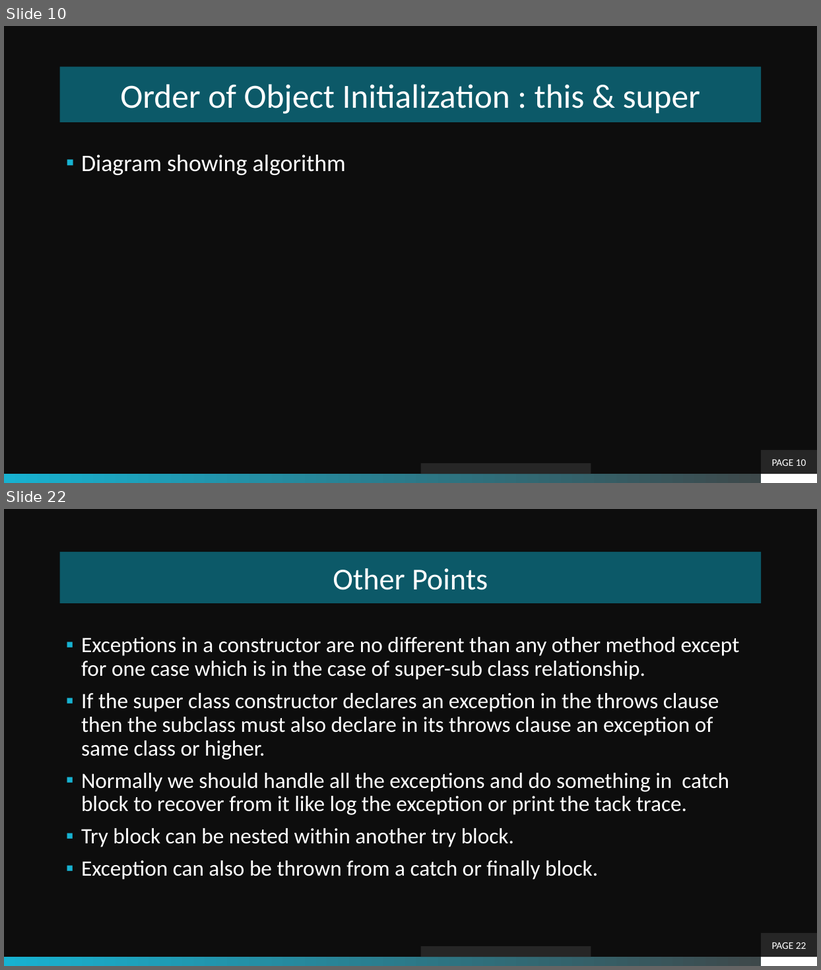
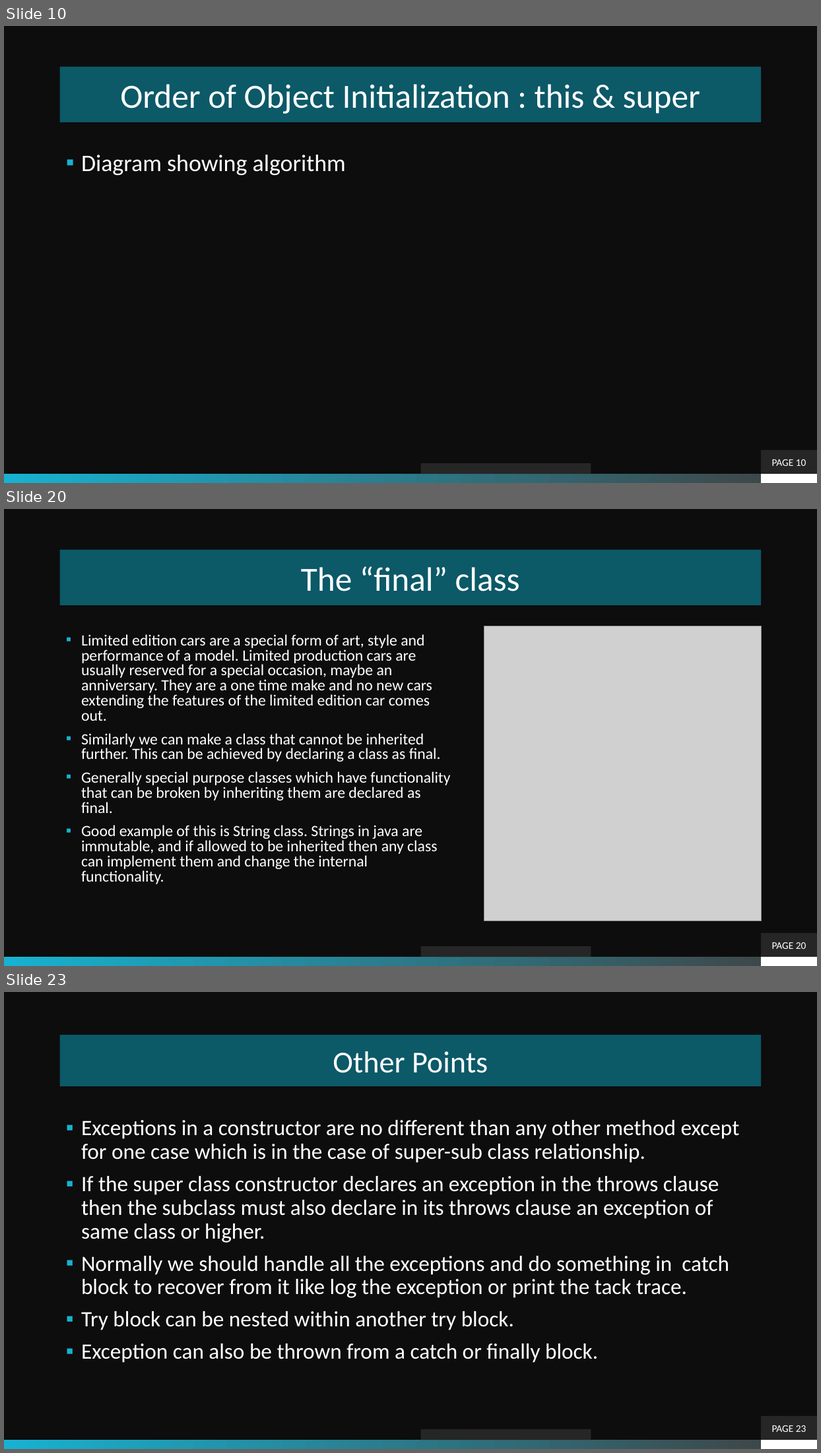
Before and after one commit to theLeonidas/Courses, a slide deck: courseMaterial/Inheritance/Inheritance.pptx. Shown one above the other, each under a label of ours: slides 10 and 22 before the commit, slides 10, 20 and 23 after it; the slides between them are not shown. The pictures are 821x970 and 821x1453 pixels, drawn with LibreOffice and Linux fonts; fonts in the diff are those of the drawing; grey boxes stand for pictures; background and template pictures are left out. Boxes give left, top, right and bottom in pixels: in the first picture for what was removed or moved away, otherwise in the second. Text is boxed around its words. In the diff, an @@ line names an element or a change of style, - is before the commit and + after.

```diff
--- a/courseMaterial/Inheritance/Inheritance.pptx
+++ b/courseMaterial/Inheritance/Inheritance.pptx
@@ slide 20 added at (4, 509, 817, 966), background picture (left out); not listed: 2 template elements that a slide beside it also shows @@
@@ title added at (60, 550, 762, 605), fill #0C5968, 40 pt, text #FFFFFF @@
+The “final” class
@@ picture added at (484, 626, 762, 921) @@
@@ text added at (81, 634, 450, 885), 18.5 pt, text #FFFFFF @@
+▪ Limited edition cars are a special form of art, style and performance of a model. Limited production cars are usually reserved for a special occasion, maybe an anniversary. They are a one time make and no new cars extending the features of the limited edition car comes out.
+▪ Similarly we can make a class that cannot be inherited further. This can be achieved by declaring a class as final.
+▪ Generally special purpose classes which have functionality that can be broken by inheriting them are declared as final.
+▪ Good example of this is String class. Strings in java are immutable, and if allowed to be inherited then any class can implement them and change the internal functionality.
@@ page number added at (762, 933, 817, 957), fill #262626, 12 pt, text #FFFFFF @@
+PAGE 20
@@ rectangle added at (420, 947, 591, 957), fill #262626 @@
@@ what was slide 22 is now slide 23 @@
@@ page number at (772, 1426, 807, 1432): text changed @@
-PAGE 22
+PAGE 23
```
Also in this commit, not shown: 6 slides changed, 5 other slides added, 6 slides removed, 19 other files.
